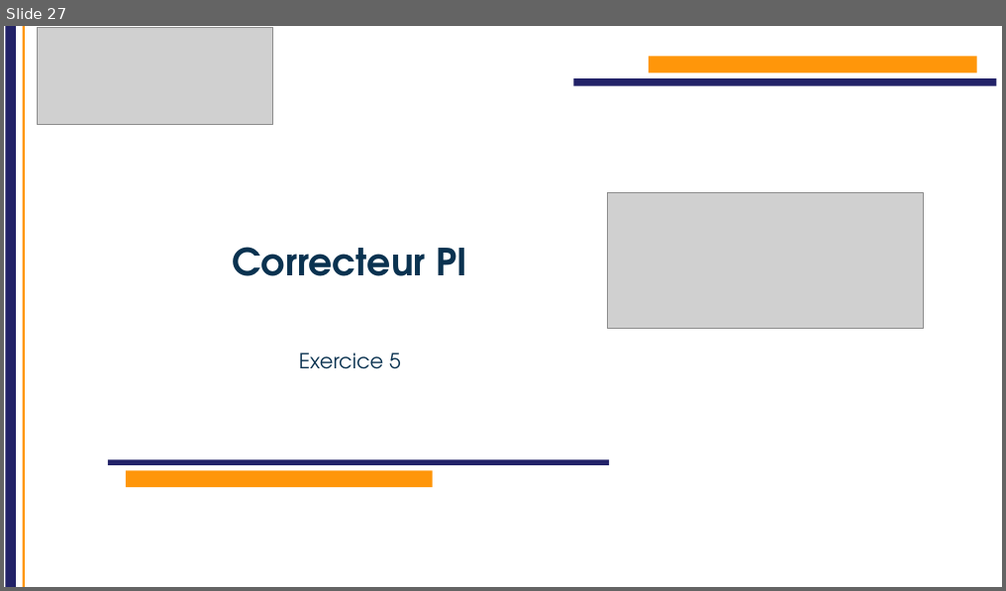
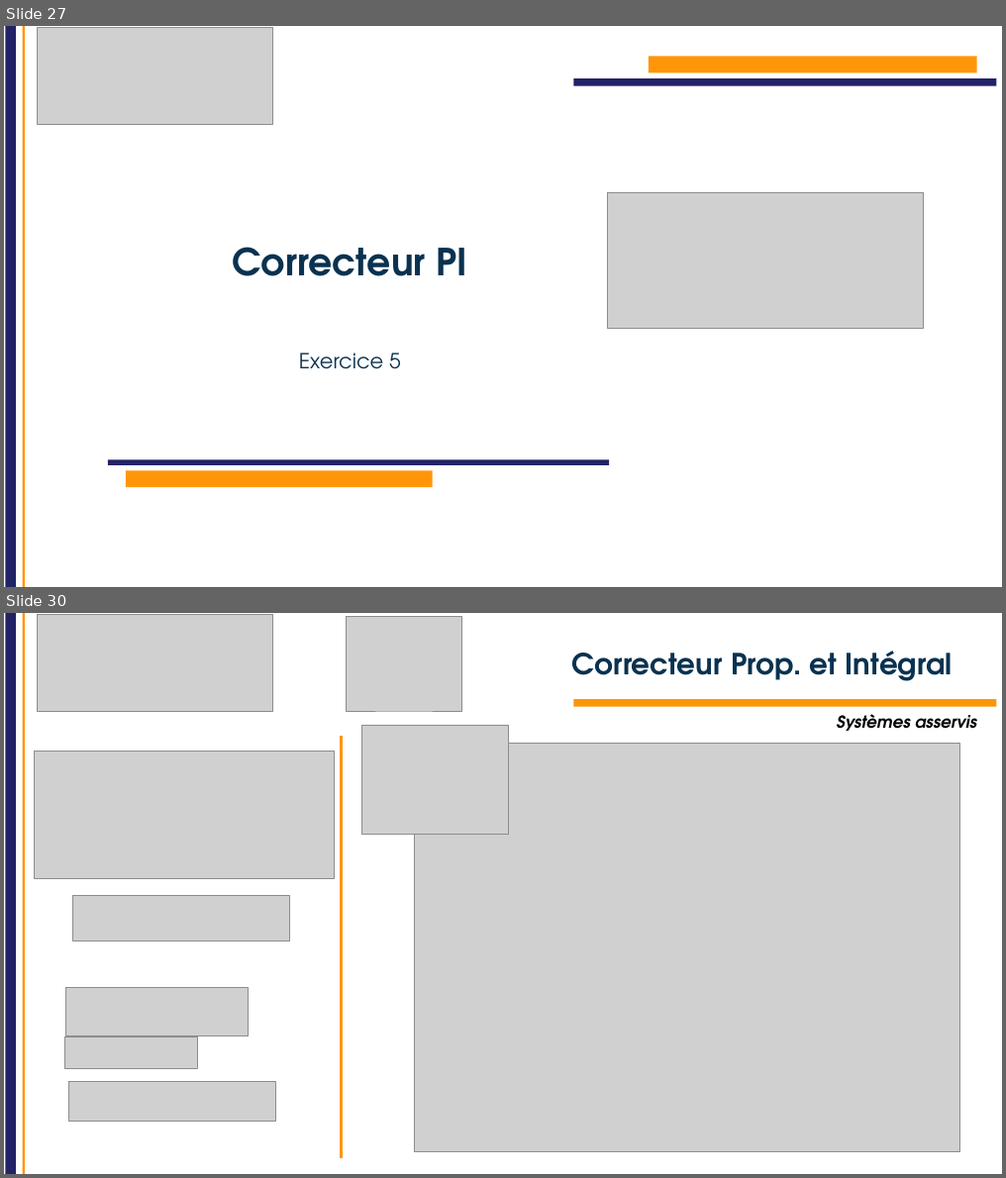
Before and after one commit to IOGS-Digital-Methods/semester-5, a slide deck: OptoElectronique/TD/2026/TD_asservissement/S5_OptoElectronique_TD_auto_2026.pptx. Shown one above the other, each under a label of ours: slide 27 before the commit, slides 27 and 30 after it; the slides between them are not shown. The pictures are 1006x591 and 1006x1178 pixels, drawn with LibreOffice and Linux fonts; fonts in the diff are those of the drawing; grey boxes stand for pictures; background and template pictures are left out. Boxes give left, top, right and bottom in pixels: in the first picture for what was removed or moved away, otherwise in the second. Text is boxed around its words. In the diff, an @@ line names an element or a change of style, - is before the commit and + after.

```diff
--- a/OptoElectronique/TD/2026/TD_asservissement/S5_OptoElectronique_TD_auto_2026.pptx
+++ b/OptoElectronique/TD/2026/TD_asservissement/S5_OptoElectronique_TD_auto_2026.pptx
@@ slide 30 added at [4,613,1002,1174], background #FFFFFF; not listed: 2 template elements that a slide beside it also shows @@
@@ rectangle added at [32,618,380,722], fill #FFFFFF @@
@@ picture added at [38,615,273,711] @@
@@ picture added at [347,616,461,711] @@
@@ title added at [572,651,952,681], 28 pt, text #0A3250, bold @@
+Correcteur Prop. et Intégral
@@ rectangle added at [573,699,997,707], fill #FA960A @@
@@ picture added at [361,725,509,835] @@
@@ text added at [837,714,977,731], 16 pt, text #000000, bold, italic @@
+Systèmes asservis
@@ picture added at [35,752,335,879] @@
@@ line added from (342, 737) to (342, 1158), #FA960A 2.25 pt @@
@@ picture added at [414,744,959,1152] @@
@@ picture added at [73,895,289,942] @@
@@ picture added at [65,988,248,1036] @@
@@ picture added at [65,1037,198,1069] @@
@@ picture added at [68,1081,275,1122] @@
```
Also in this commit, not shown: 2 slides changed, 3 other slides added, 16 other files.
